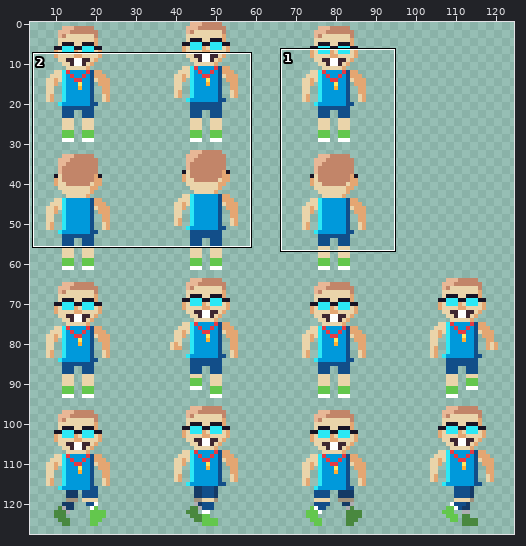
Pixel-art file: assets/textures/characters/presidentti_32.aseprite. The first picture is a wide view before the edit; the outline marks the close-up.
Close-up. Before the commit:
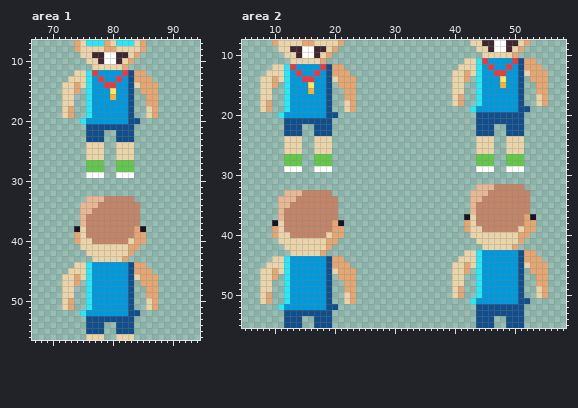
128x128 pixels, 1 frame. Shown: area 1: x 67..94, y 7..56; area 2: x 5..58, y 8..55. The wide view leaves out empty margins. The commit also changed other parts of the picture, which this record leaves out.
After the commit:
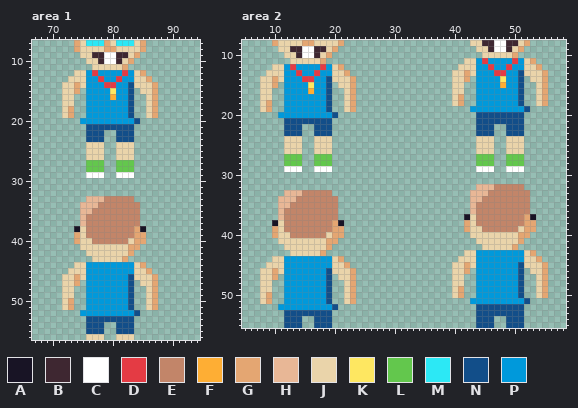
Palette (. is transparent): A #181425  B #3e2731  C #ffffff  D #e43b44  E #c28569  F #feae34  G #e4a672  H #e8b796  J #ead4aa  K #fee761  L #63c74d  M #2ce8f5  N #124e89  P #0099db
The exact change:
--- area 1
@@ x 73..88 @@
 11 ....JJJJJG......
-12 .JJMDPPPPDNGG...
-13 JJJMPDPPDPNGGG..
-14 JGJMPPDDPPNJGGG.
-15 JG.MPPPKPPN.GGG.
-16 J..MPPPFPPN..GG.
-17 J..MPPPPPPN..GG.
-18 G..MPPPPPPN..JG.
-19 G..MPPPPPPN..JG.
-20 ..MPPPPPPPNN....
+12 .JJPDPPPPDPJG...
+13 JJJPPDPPDPPJJG..
+14 JGJPPPDDPPNJJJG.
+15 JG.PPPPKPPN.JJG.
+16 J..PPPPFPPN..JG.
+17 J..PPPPPPPN..JG.
+18 G..PPPPPPPN..JG.
+19 G..PPPPPPPN..JG.
+20 ..PPPPPPPPPN....
 21 ...NNNNNNNN.....
@@ x 73..88 @@
 43 ....JJJJJG......
-44 .JJMPPPPPPNGG...
-45 JJJMPPPPPPNGGG..
-46 JGJMPPPPPPNJGGG.
-47 JG.MPPPPPPN.GGG.
-48 J..MPPPPPPN..GG.
-49 J..MPPPPPPN..GG.
-50 G..MPPPPPPN..JG.
-51 G..MPPPPPPN..JG.
-52 ..MPPPPPPPNN....
+44 .JJPPPPPPPPJG...
+45 JJJPPPPPPPPJJG..
+46 JGJPPPPPPPNJJJG.
+47 JG.PPPPPPPN.JJG.
+48 J..PPPPPPPN..JG.
+49 J..PPPPPPPN..JG.
+50 G..PPPPPPPN..JG.
+51 G..PPPPPPPN..JG.
+52 ..PPPPPPPPPN....
 53 ...NNNNNNNN.....
--- area 2
@@ x 5..58 @@
 10 .......JJBCCBJG.........................JJJJJG........
-11 ........JJJJJG.......................JJMDPPPPDNGG.....
-12 .....JJMDPPPPDNGG...................JJJMPDPPDPNGGG....
-13 ....JJJMPDPPDPNGGG.................JJGJMPPDDPPNJGGG...
-14 ...JJGJMPPDDPPNJGGG................JJG.MPPPKPPN.GGG...
-15 ...JJG.MPPPKPPN.GGG................JJ..MPPPFPPN..GG...
-16 ...JJ..MPPPFPPN..GG................JJ..MPPPPPPN..GG...
-17 ...JJ..MPPPPPPN..GG................JG..MPPPPPPN..JG...
-18 ...JG..MPPPPPPN..JG................JG..MPPPPPPN..JG...
-19 ...JG..MPPPPPPN..JG...................MPPPPPPPNN......
-20 ......MPPPPPPPNN.......................NNNNNNNN.......
+11 ........JJJJJG.......................JJPDPPPPDPJG.....
+12 .....JJPDPPPPDPJG...................JJJPPDPPDPPJJG....
+13 ....JJJPPDPPDPPJJG.................JJGJPPPDDPPNJJJG...
+14 ...JJGJPPPDDPPNJJJG................JJG.PPPPKPPN.JJG...
+15 ...JJG.PPPPKPPN.JJG................JJ..PPPPFPPN..JG...
+16 ...JJ..PPPPFPPN..JG................JJ..PPPPPPPN..JG...
+17 ...JJ..PPPPPPPN..JG................JG..PPPPPPPN..JG...
+18 ...JG..PPPPPPPN..JG................JG..PPPPPPPN..JG...
+19 ...JG..PPPPPPPN..JG...................PPPPPPPPPN......
+20 ......PPPPPPPPPN.......................NNNNNNNN.......
 21 .......NNNNNNNN........................NNNNNNNN.......
@@ x 5..58 @@
 42 .......JJJJJJJG.........................JJJJJG........
-43 ........JJJJJG.......................JJMPPPPPPNGG.....
-44 .....JJMPPPPPPNGG...................JJJMPPPPPPNGGG....
-45 ....JJJMPPPPPPNGGG.................JJGJMPPPPPPNJGGG...
-46 ...JJGJMPPPPPPNJGGG................JJG.MPPPPPPN.GGG...
-47 ...JJG.MPPPPPPN.GGG................JJ..MPPPPPPN..GG...
-48 ...JJ..MPPPPPPN..GG................JJ..MPPPPPPN..GG...
-49 ...JJ..MPPPPPPN..GG................JG..MPPPPPPN..JG...
-50 ...JG..MPPPPPPN..JG................JG..MPPPPPPN..JG...
-51 ...JG..MPPPPPPN..JG...................MPPPPPPPNN......
-52 ......MPPPPPPPNN.......................NNNNNNNN.......
+43 ........JJJJJG.......................JJPPPPPPPPJG.....
+44 .....JJPPPPPPPPJG...................JJJPPPPPPPPJJG....
+45 ....JJJPPPPPPPPJJG.................JJGJPPPPPPPNJJJG...
+46 ...JJGJPPPPPPPNJJJG................JJG.PPPPPPPN.JJG...
+47 ...JJG.PPPPPPPN.JJG................JJ..PPPPPPPN..JG...
+48 ...JJ..PPPPPPPN..JG................JJ..PPPPPPPN..JG...
+49 ...JJ..PPPPPPPN..JG................JG..PPPPPPPN..JG...
+50 ...JG..PPPPPPPN..JG................JG..PPPPPPPN..JG...
+51 ...JG..PPPPPPPN..JG...................PPPPPPPPPN......
+52 ......PPPPPPPPPN.......................NNNNNNNN.......
 53 .......NNNNNNNN........................NNNNNNNN.......
